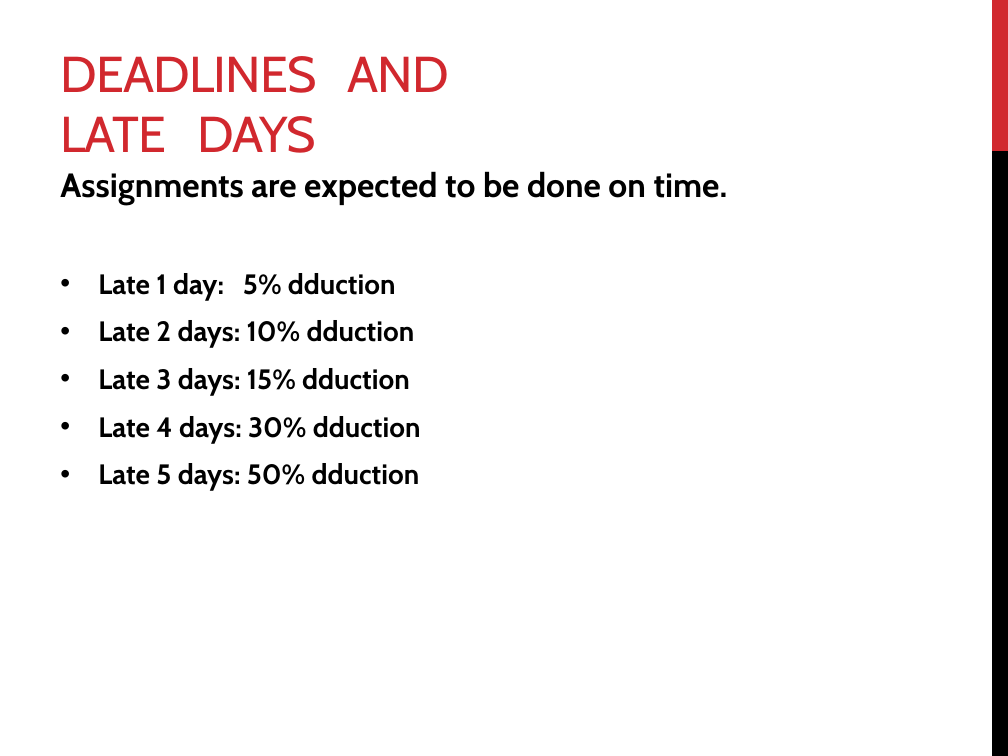
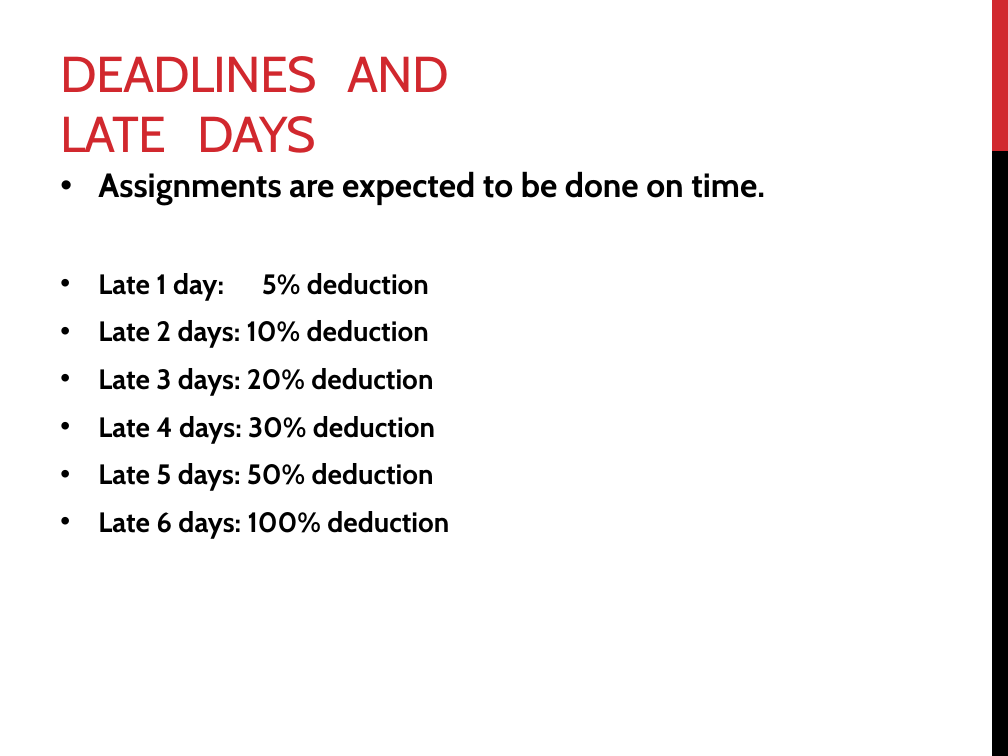
Before and after one commit to mahmoudparsian/data-warehousing, a slide deck: slide 14 of resources/week_01_Course_Outline_and_DW_Concepts/01_introduction_to_DW_course.pptx. Drawn at 1008x756 pixels with LibreOffice and Linux fonts; fonts in the diff are those of the drawing. Boxes give left, top, right and bottom in pixels: in the first picture for what was removed or moved away, otherwise in the second. Text is boxed around its words. In the diff, an @@ line names an element or a change of style, - is before the commit and + after.

```diff
--- a/resources/week_01_Course_Outline_and_DW_Concepts/01_introduction_to_DW_course.pptx
+++ b/resources/week_01_Course_Outline_and_DW_Concepts/01_introduction_to_DW_course.pptx
@@ text at (x1=98, y1=171, x2=765, y2=205): bullet none to • @@
@@ text at (x1=98, y1=273, x2=449, y2=538): text changed @@
-• Late 1 day: 5% dduction
-• Late 2 days: 10% dduction
-• Late 3 days: 15% dduction
-• Late 4 days: 30% dduction
-• Late 5 days: 50% dduction
+• Late 1 day: 5% deduction
+• Late 2 days: 10% deduction
+• Late 3 days: 20% deduction
+• Late 4 days: 30% deduction
+• Late 5 days: 50% deduction
+• Late 6 days: 100% deduction
```
Also in this commit, not shown: 5 other slides changed, 1 other file.
